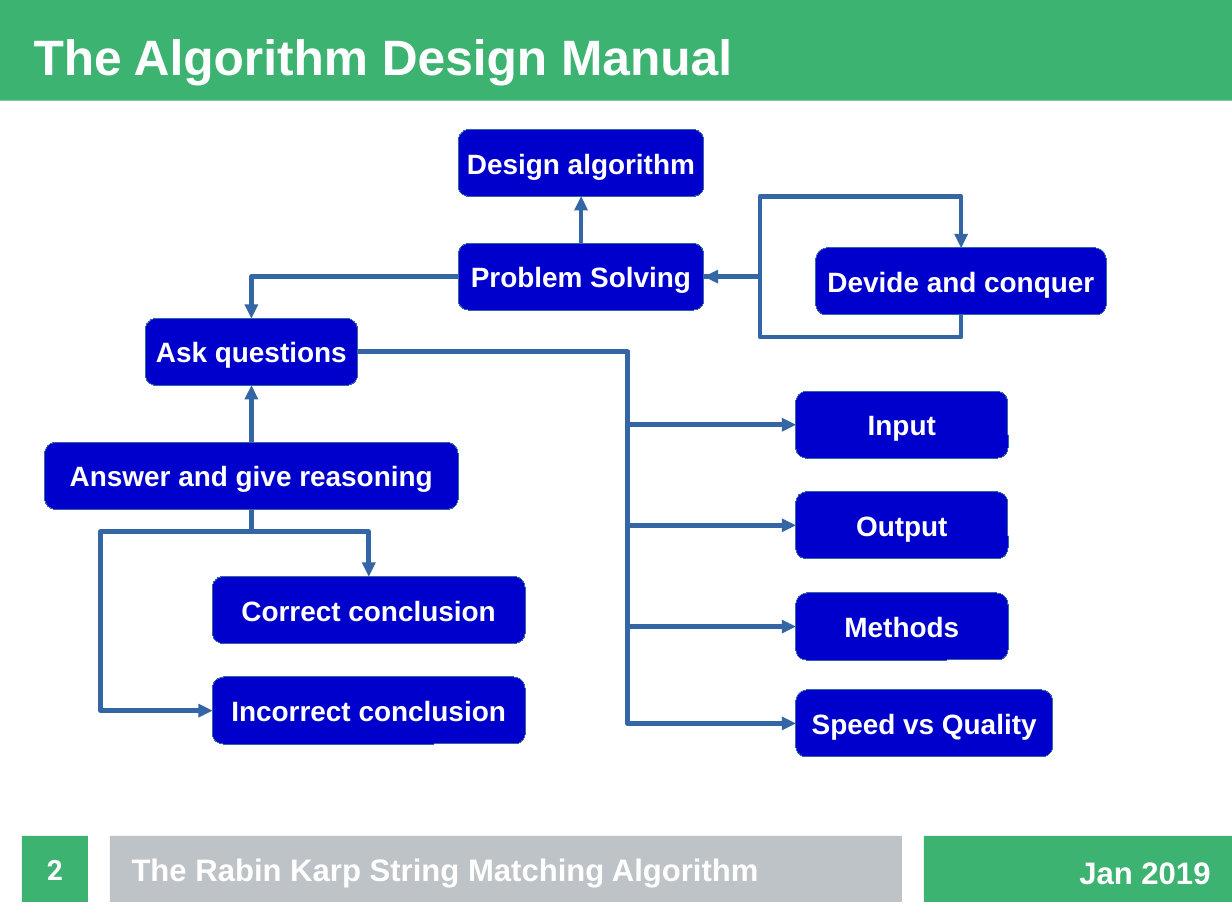
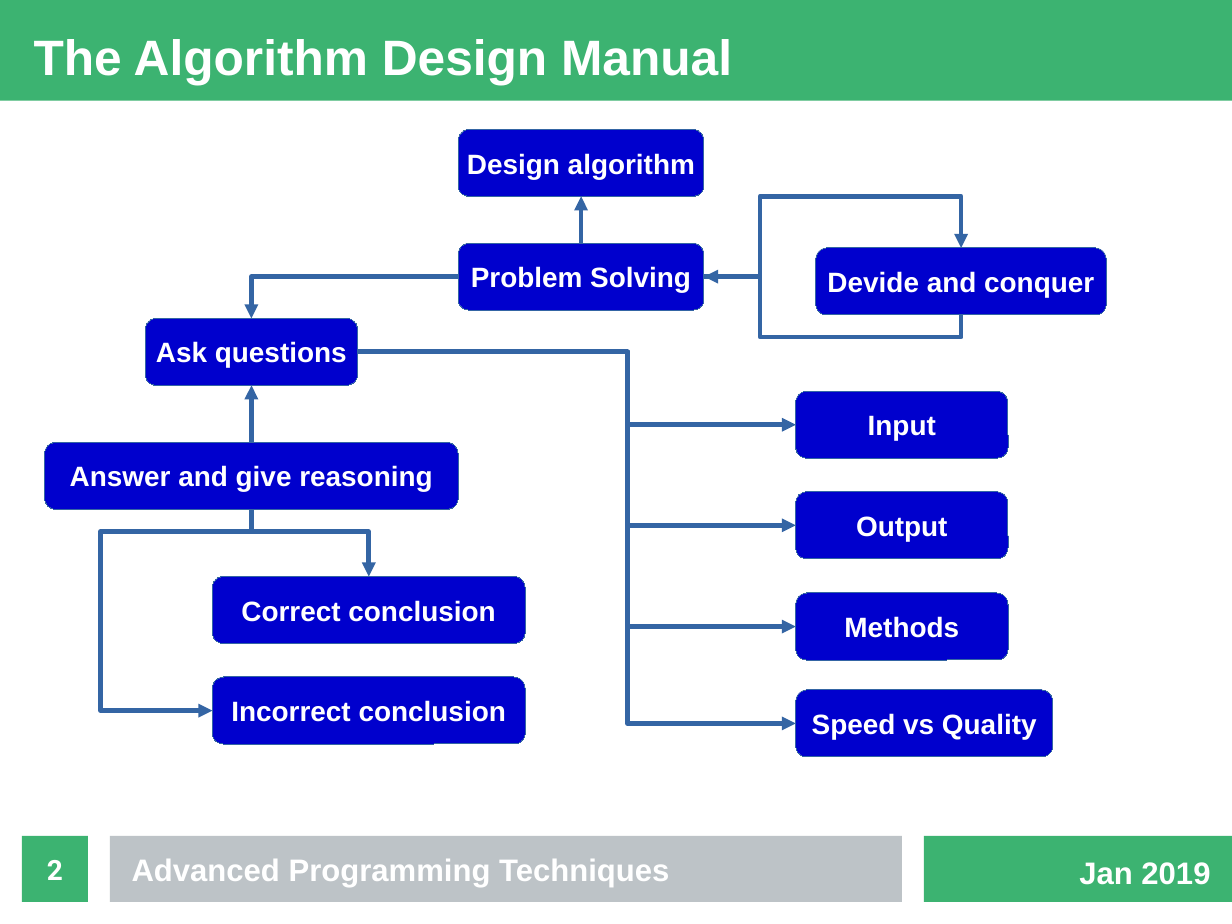
Before and after one commit to fennecinspace/Rabin-Karp, a slide deck: slide 2 of presentation/presentation.odp. Drawn at 1232x924 pixels with LibreOffice and Linux fonts; fonts in the diff are those of the drawing. Boxes give left, top, right and bottom in pixels: in the first picture for what was removed or moved away, otherwise in the second. Text is boxed around its words. In the diff, an @@ line names an element or a change of style, - is before the commit and + after.

```diff
--- a/presentation/presentation.odp
+++ b/presentation/presentation.odp
@@ text at <box>132,859,669,887</box>: text changed @@
-The Rabin Karp String Matching Algorithm
+Advanced Programming Techniques
```
Also in this commit, not shown: 2 other slides changed, 2 slides added.
